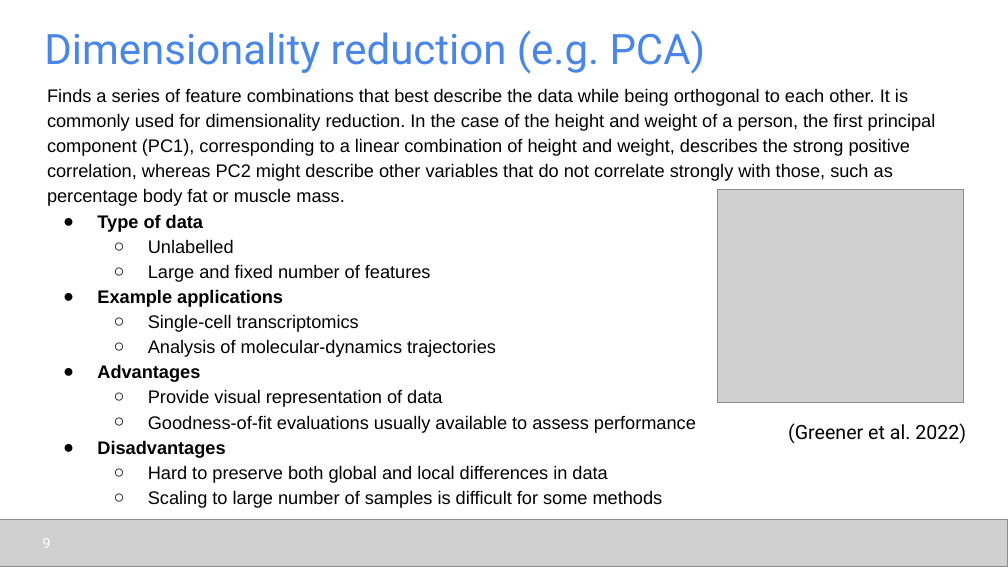
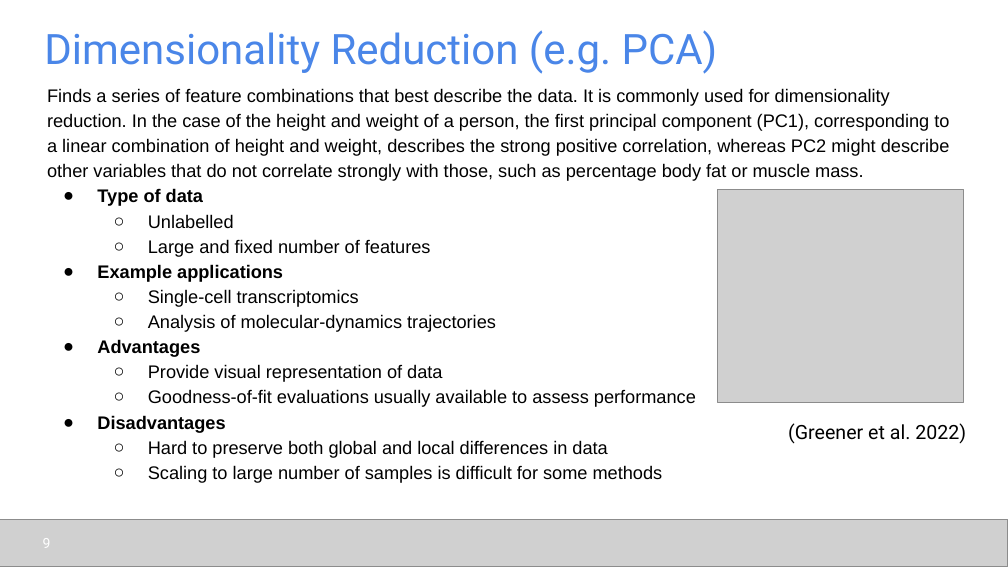
Before and after one commit to udel-cbcb/al_ml_workshop, a slide deck: slide 9 of Day_1/Lectures/Day_1_Lecture_2_AI_ML_Applications_in_Biology_and_Chemistry.pptx. Drawn at 1008x567 pixels with LibreOffice and Linux fonts; fonts in the diff are those of the drawing; grey boxes stand for pictures. Boxes give left, top, right and bottom in pixels: in the first picture for what was removed or moved away, otherwise in the second. Text is boxed around its words. In the diff, an @@ line names an element or a change of style, - is before the commit and + after.

```diff
--- a/Day_1/Lectures/Day_1_Lecture_2_AI_ML_Applications_in_Biology_and_Chemistry.pptx
+++ b/Day_1/Lectures/Day_1_Lecture_2_AI_ML_Applications_in_Biology_and_Chemistry.pptx
@@ title at [44,30,718,74]: text changed @@
-Dimensionality reduction (e.g. PCA)
+Dimensionality Reduction (e.g. PCA)
@@ text at [47,88,950,181]: text changed @@
-Finds a series of feature combinations that best describe the data while being orthogonal to each other. It is commonly used for dimensionality reduction. In the case of the height and weight of a person, the first principal component (PC1), corresponding to a linear combination of height and weight, describes the strong positive correlation, whereas PC2 might describe other variables that do not correlate strongly with those, such as percentage body fat or muscle mass.
+Finds a series of feature combinations that best describe the data. It is commonly used for dimensionality reduction. In the case of the height and weight of a person, the first principal component (PC1), corresponding to a linear combination of height and weight, describes the strong positive correlation, whereas PC2 might describe other variables that do not correlate strongly with those, such as percentage body fat or muscle mass.
```
Also in this commit, not shown: 7 other slides changed, 7 other files.
